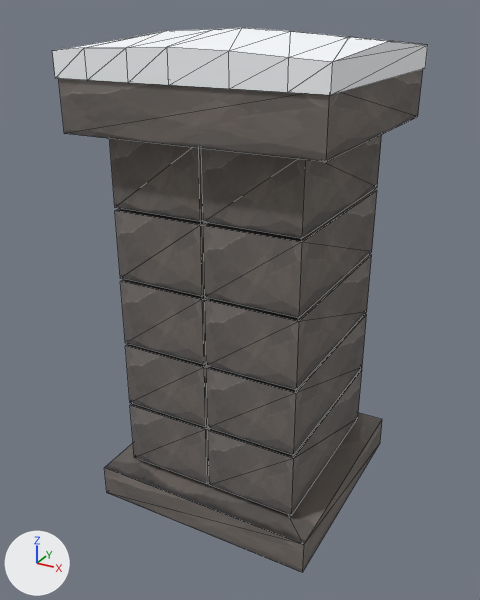
Renders of the glTF model assets/environments/winter/props/masonry_pier_snow.glb from each side of a commit.
Both versions are drawn from a 50 mm lens placed at (0.777, -1.482, 1.292), pointed at (-0.017, -0.037, 0.57). Every picture has the same lights, and +X, +Y and +Z are marked at lower left. The first picture is the older version. Mesh edges are drawn as thin lines. Vertices at exactly the same position are counted once.

Before the edit, the objects in view are built like this:
```python
me_winter_masonry_pier_snow = bpy.data.meshes.new('winter_masonry_pier_snow')
me_winter_masonry_pier_snow.from_pydata(...)  # 131 vertices, 210 faces; spans x -0.325..0.325, y -0.325..0.325, z 0.0..1.25
# faces by material slot: [144, 66]
me_winter_masonry_pier_snow.materials.append(mat_village_stock)
me_winter_masonry_pier_snow.materials.append(mat_snow)
ob_winter_masonry_pier_snow = bpy.data.objects.new('winter_masonry_pier_snow', me_winter_masonry_pier_snow)
ob_winter_masonry_pier_snow.location = (0.0, 0.0, 0.0)
```
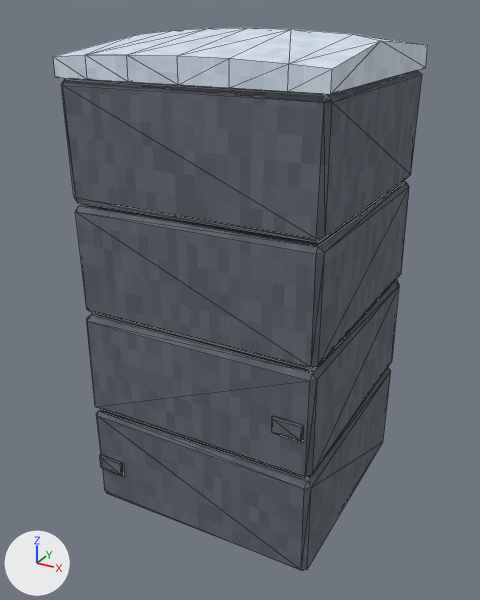
Where the change shows, as pixel boxes (x1, y1, x2, y2) in the pictures (480 x 600 px; the box of a moved part takes in the faces that stretch with it):
'winter_masonry_pier_snow', reshaped: before (52, 28, 428, 572); after (53, 28, 428, 570)
part 1 of me_winter_masonry_pier_snow, rebuilt (6% wider, 27% taller): before (104, 413, 382, 572); after (96, 368, 391, 570)
part 2 of me_winter_masonry_pier_snow, rebuilt (84% taller): before (58, 69, 423, 162); after (61, 70, 422, 242)
part 3 of me_winter_masonry_pier_snow, added: after (87, 279, 399, 478)
part 4 of me_winter_masonry_pier_snow, added: after (75, 181, 409, 370)
part 5 of me_winter_masonry_pier_snow, added: after (271, 416, 304, 442)
part 6 of me_winter_masonry_pier_snow, added: after (100, 455, 124, 475)
part 7 of me_winter_masonry_pier_snow, deleted: before (109, 135, 382, 515)
part 8 of me_winter_masonry_pier_snow, moved or reshaped: before (52, 28, 428, 95); after (53, 28, 428, 94)

The change, as a diff of the scene's bpy script:
```diff
--- a/assets/environments/winter/props/masonry_pier_snow.glb.py
+++ b/assets/environments/winter/props/masonry_pier_snow.glb.py
@@ img_winter_materials @@
+img_winter_materials = load_image('winter_materials', '_unpacked/winter_materials', 512, 512, 'sRGB')
@@ mat_winter_masonry_tone_1 @@
+mat_winter_masonry_tone_1 = principled_material('winter_masonry_tone_1')
+mat_winter_masonry_tone_1.texture = img_winter_materials
+mat_winter_masonry_tone_1.roughness = 0.9
@@ mat_snow_001 @@
+mat_snow_001 = principled_material('snow.001')
+mat_snow_001.texture = img_winter_materials
+mat_snow_001.roughness = 0.9
@@ mat_winter_masonry @@
+mat_winter_masonry = principled_material('winter_masonry')
+mat_winter_masonry.texture = img_winter_materials
+mat_winter_masonry.roughness = 0.9
@@ mat_winter_masonry_tone_2 @@
+mat_winter_masonry_tone_2 = principled_material('winter_masonry_tone_2')
+mat_winter_masonry_tone_2.texture = img_winter_materials
+mat_winter_masonry_tone_2.roughness = 0.9
@@ mat_winter_masonry_tone_0 @@
+mat_winter_masonry_tone_0 = principled_material('winter_masonry_tone_0')
+mat_winter_masonry_tone_0.texture = img_winter_materials
+mat_winter_masonry_tone_0.roughness = 0.9
@@ me_winter_masonry_pier_snow @@
 # used by ob_winter_masonry_pier_snow; location = (0.0, 0.0, 0.0)
-me_winter_masonry_pier_snow.from_pydata(...)  # 131 vertices, 210 faces; spans x -0.325..0.325, y -0.325..0.325, z 0.0..1.25
-me_winter_masonry_pier_snow.materials.append(mat_village_stock)
-me_winter_masonry_pier_snow.materials.append(mat_snow)
+me_winter_masonry_pier_snow.from_pydata(...)  # 179 vertices, 330 faces; spans x -0.325..0.325, y -0.325..0.325, z 0.0..1.25
+# me_winter_masonry_pier_snow part 1: the loose piece of 8 vertices spanning x -0.31..0.31, y -0.31..0.31, z 0.0..0.09 is rebuilt with 24 vertices and now spans x -0.321..0.321, y -0.321..0.322, z 0.0..0.281
+# me_winter_masonry_pier_snow part 2: the loose piece of 8 vertices spanning x -0.32..0.32, y -0.32..0.32, z 1.029..1.159 is rebuilt with 24 vertices and now spans x -0.321..0.321, y -0.322..0.323, z 0.867..1.148
+# me_winter_masonry_pier_snow part 3: a new loose piece of 24 vertices spanning x -0.321..0.321, y -0.322..0.324, z 0.289..0.57
+# me_winter_masonry_pier_snow part 4: a new loose piece of 24 vertices spanning x -0.321..0.321, y -0.322..0.317, z 0.578..0.859
+# me_winter_masonry_pier_snow part 5: a new loose piece of 24 vertices spanning x 0.22..0.3, y -0.325..-0.316, z 0.396..0.441
+# me_winter_masonry_pier_snow part 6: a new loose piece of 24 vertices spanning x -0.312..-0.232, y -0.325..-0.316, z 0.098..0.143
+# me_winter_masonry_pier_snow part 7: 10 loose pieces with 80 vertices, spanning x -0.248..0.248, y -0.25..0.25, z 0.108..1.025, are deleted
+# me_winter_masonry_pier_snow part 8
+# 33 vertices are removed from x -0.325..0.325, y -0.325..0.325, z 1.15..1.25
+# 66 faces are deleted
+# 26 vertices are added at x -0.325..0.325, y -0.325..0.325, z 1.152..1.25
+# 7 new vertices lie (0.0, 0.65, 0.0) away from vertices in x -0.325..0.325, y -0.325, z 1.152
+# 66 new faces join them, mat_snow_001 (picture img_winter_materials)
+me_winter_masonry_pier_snow.materials.append(mat_winter_masonry)  # picture img_winter_materials
+me_winter_masonry_pier_snow.materials.append(mat_winter_masonry_tone_0)  # picture img_winter_materials
+me_winter_masonry_pier_snow.materials.append(mat_winter_masonry_tone_1)  # picture img_winter_materials
+me_winter_masonry_pier_snow.materials.append(mat_winter_masonry_tone_2)  # picture img_winter_materials
+me_winter_masonry_pier_snow.materials.append(mat_snow_001)  # picture img_winter_materials
```
